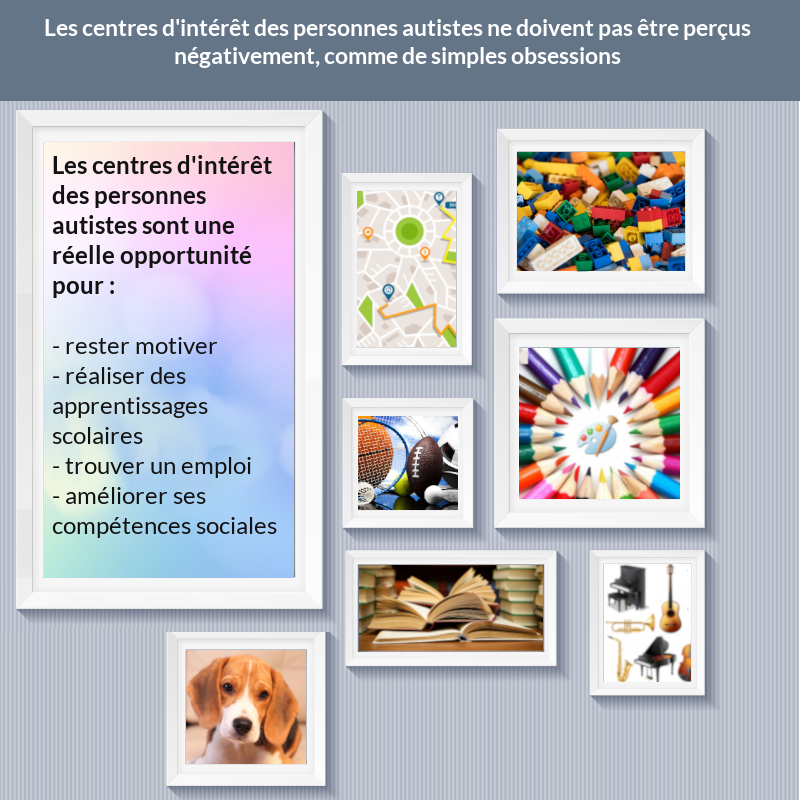
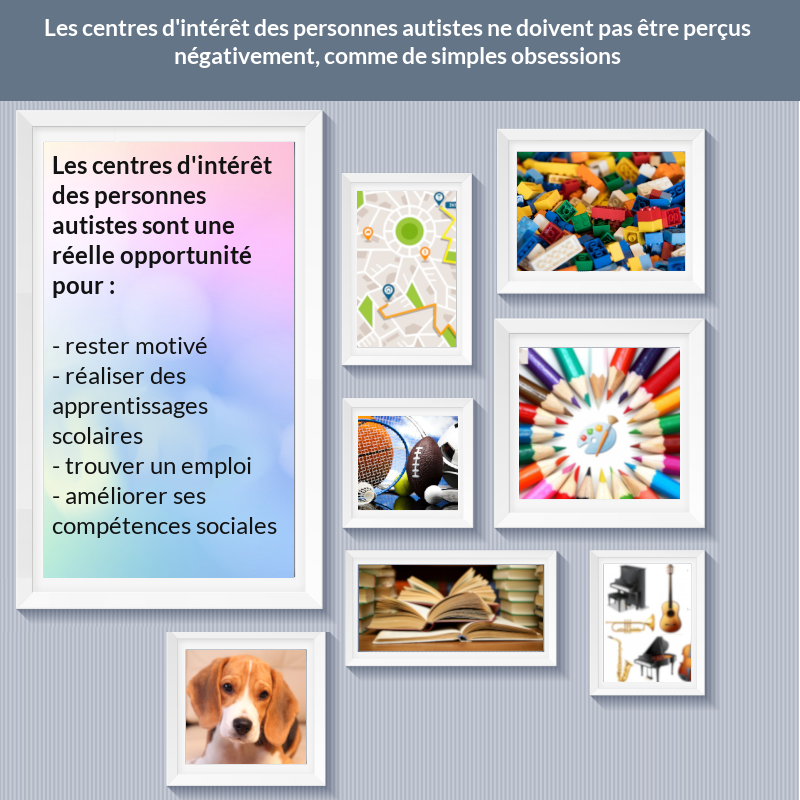
Layered file, before and after one edit (800 × 800). Changes by layer:
painted on "Les centres d'intérêt des pers... #1" over <box>200,337,218,354</box>
